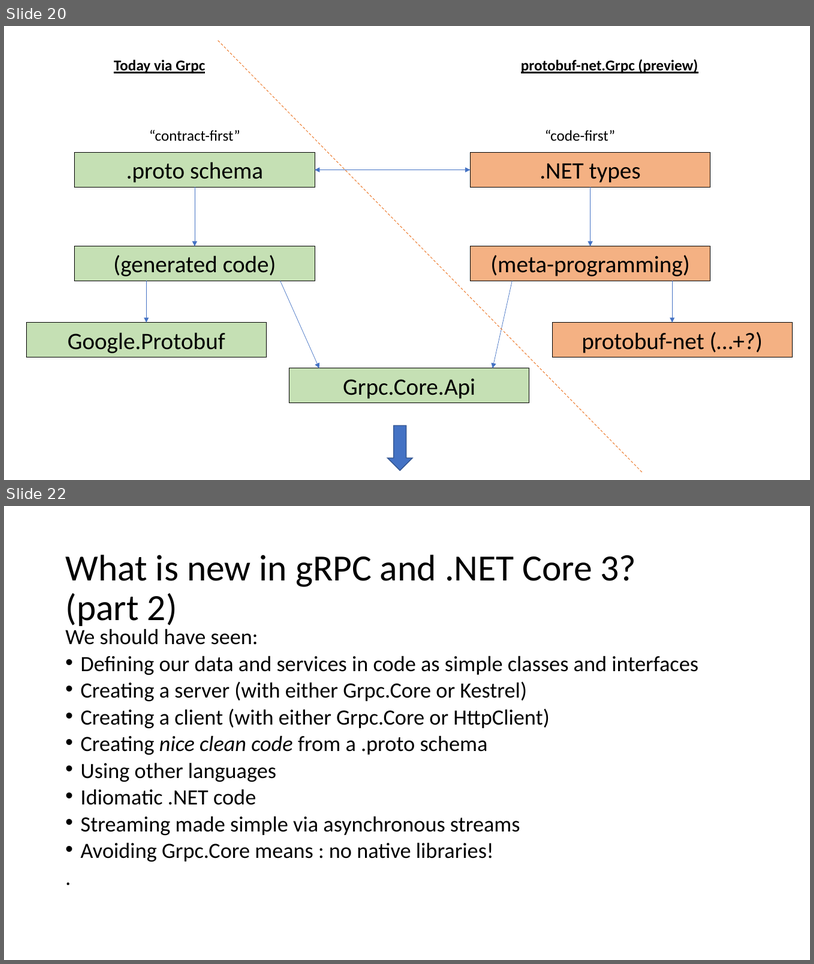
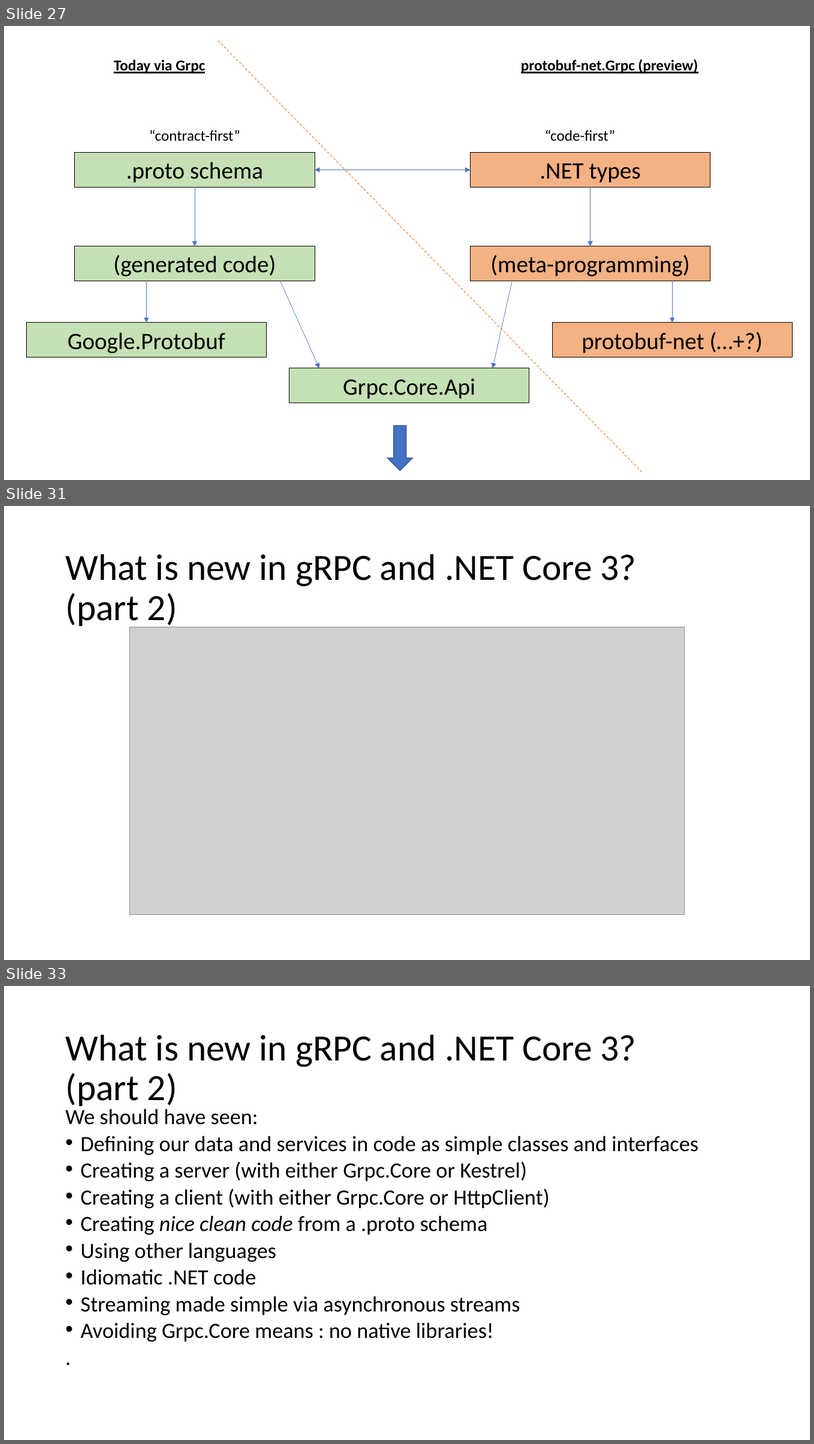
Before and after one commit to protobuf-net/protobuf-net.Grpc, a slide deck: docs/talks/gRPC nologo.pptx. Shown one above the other, each under a label of ours: slides 20 and 22 before the commit, slides 27, 31 and 33 after it; the slides between them are not shown. The pictures are 814x964 and 814x1444 pixels, drawn with LibreOffice and Linux fonts; fonts in the diff are those of the drawing; grey boxes stand for pictures. Boxes give left, top, right and bottom in pixels: in the first picture for what was removed or moved away, otherwise in the second. Text is boxed around its words. In the diff, an @@ line names an element or a change of style, - is before the commit and + after.

Commit message:
add screenshots for code

```diff
--- a/docs/talks/gRPC nologo.pptx
+++ b/docs/talks/gRPC nologo.pptx
@@ slide 31 added at [4,506,810,960], background #FFFFFF @@
@@ title added at [65,554,637,628], 44 pt, text #000000 @@
+What is new in gRPC and .NET Core 3?
+(part 2)
@@ picture added at [129,627,684,915] @@
@@ what was slide 20 is now slide 27 @@
@@ what was slide 22 is now slide 33 @@
```
Also in this commit, not shown: 3 slides changed, 10 other slides added.
